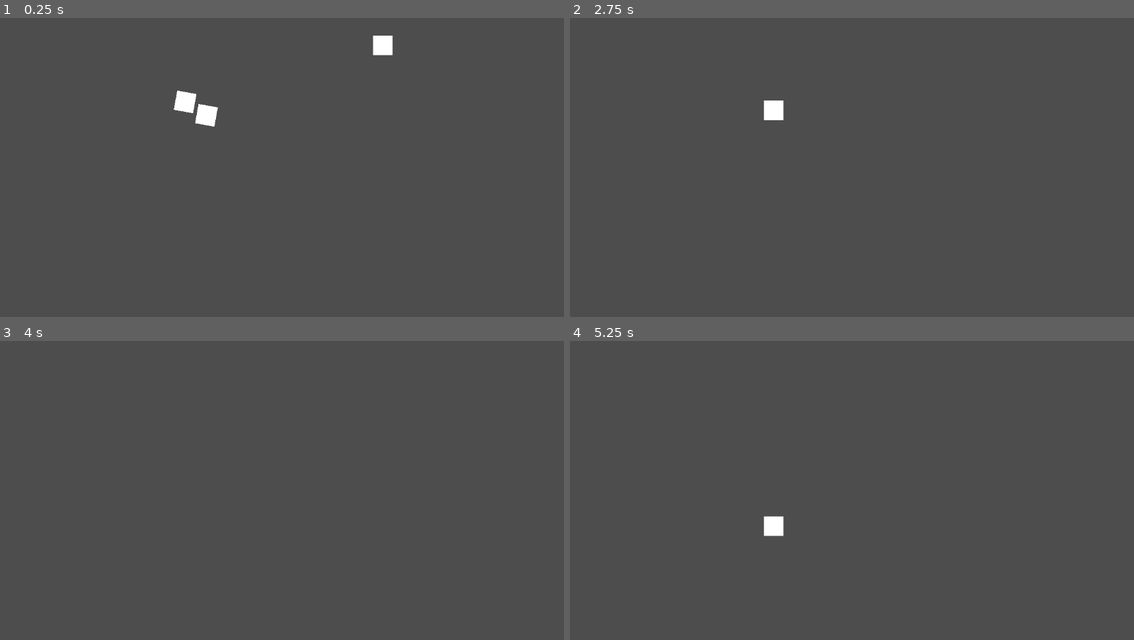
Above: before the commit, frames 1-4 (two rows, left to right).
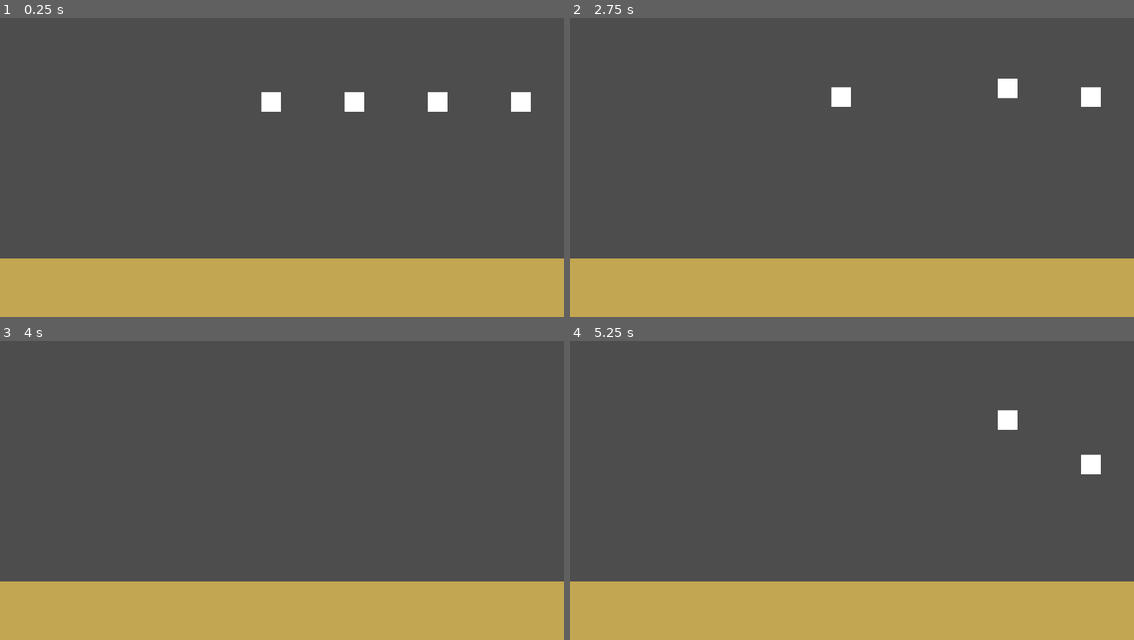
Above: after the commit, the same moments.

Repository: rcooper47/clockwork-kitchen
Game: Godot game, scene res://sample.tscn
Same seed, same stepped clock (60 frames per second), same inputs: the game is played once before the commit and once after it.
Inputs:
- Up to frame 1 (0.25 s): no input
- Up to frame 2 (2.75 s): tap Enter at 1.25 s; tap Space at 2 s
- Up to frame 3 (4 s): no input
- Up to frame 4 (5.25 s): tap Enter at 4.25 s

The runs differ from the first frame. In frame 1, 21% of the frame differs, in the area x 0-100%, y 5-100%; in frame 2, 21%; in frame 3, 20%; in frame 4, 20%.

Commit message:
Food Spawners
Made 6 spawners where food can generate from

Diff:
--- a/Spawner.gd
+++ b/Spawner.gd
@@ -13,9 +13,13 @@
 	var new_food  = food_scene.instantiate()
 	add_child(new_food)
 	get_tree().create_timer(randf_range(2, 3)).timeout.connect(spawn_food)
-	print("hi")
 
 func _on_timer_timeout():
 	pass
 	#spawn_food()
 	 # Replace with function body.
+
+
+func _on_table_body_entered(body):
+	body.queue_free()
+	print(body.name)
--- a/food.gd
+++ b/food.gd
@@ -1,5 +1,4 @@
 extends RigidBody2D
-
 
 # Called when the node enters the scene tree for the first time.
 func _ready():
@@ -12,8 +11,7 @@
 
 
 func _on_table_body_entered(body):
-	body.queue_free()
-
+	pass
 
 
 func _on_timer_timeout():
--- a/project.godot
+++ b/project.godot
@@ -14,3 +14,7 @@
 run/main_scene="res://sample.tscn"
 config/features=PackedStringArray("4.2", "Forward Plus")
 config/icon="res://icon.svg"
+
+[display]
+
+window/size/initial_position_type=0
--- a/sample.tscn
+++ b/sample.tscn
@@ -1,18 +1,34 @@
-[gd_scene load_steps=5 format=3 uid="uid://c6f8ii2013kui"]
+[gd_scene load_steps=4 format=3 uid="uid://c6f8ii2013kui"]
 
-[ext_resource type="PackedScene" uid="uid://bh617frlfuel3" path="res://food.tscn" id="1_5y1yw"]
 [ext_resource type="Script" path="res://table.gd" id="2_5txlr"]
-[ext_resource type="Script" path="res://Spawner.gd" id="3_yiyl5"]
+[ext_resource type="PackedScene" uid="uid://dot76xlf4lh7g" path="res://spawner.tscn" id="3_w4x53"]
 
 [sub_resource type="RectangleShape2D" id="RectangleShape2D_v04c3"]
 size = Vector2(1155, 136)
 
 [node name="sample" type="Node2D"]
 
-[node name="food" parent="." instance=ExtResource("1_5y1yw")]
+[node name="Timer" type="Timer" parent="."]
 
-[node name="food2" parent="." instance=ExtResource("1_5y1yw")]
-position = Vector2(398, -116)
+[node name="Spawners" type="Node2D" parent="."]
+
+[node name="Spawner1" parent="Spawners" instance=ExtResource("3_w4x53")]
+position = Vector2(170, 0)
+
+[node name="Spawner2" parent="Spawners" instance=ExtResource("3_w4x53")]
+position = Vector2(340, 0)
+
+[node name="Spawner3" parent="Spawners" instance=ExtResource("3_w4x53")]
+position = Vector2(510, 0)
+
+[node name="Spawner4" parent="Spawners" instance=ExtResource("3_w4x53")]
+position = Vector2(680, 0)
+
+[node name="Spawner5" parent="Spawners" instance=ExtResource("3_w4x53")]
+position = Vector2(850, 0)
+
+[node name="Spawner6" parent="Spawners" instance=ExtResource("3_w4x53")]
+position = Vector2(1020, 0)
 
 [node name="table" type="Area2D" parent="."]
 script = ExtResource("2_5txlr")
@@ -22,19 +38,10 @@
 shape = SubResource("RectangleShape2D_v04c3")
 
 [node name="ColorRect" type="ColorRect" parent="table"]
-visible = false
 offset_left = -8.0
 offset_top = 528.0
 offset_right = 1164.0
 offset_bottom = 656.0
 color = Color(0.764706, 0.65098, 0.317647, 1)
 
-[node name="Timer" type="Timer" parent="."]
-
-[node name="Spawner" type="Marker2D" parent="."]
-position = Vector2(32, 27)
-script = ExtResource("3_yiyl5")
-
-[connection signal="body_entered" from="table" to="food" method="_on_table_body_entered"]
-[connection signal="body_entered" from="table" to="food2" method="_on_table_body_entered"]
-[connection signal="timeout" from="Timer" to="Spawner" method="_on_timer_timeout"]
+[connection signal="body_entered" from="table" to="Spawners/Spawner1" method="_on_table_body_entered"]
--- /dev/null
+++ b/spawner.tscn
@@ -0,0 +1,7 @@
+[gd_scene load_steps=2 format=3 uid="uid://dot76xlf4lh7g"]
+
+[ext_resource type="Script" path="res://Spawner.gd" id="1_y73gl"]
+
+[node name="Spawner" type="Marker2D"]
+position = Vector2(32, 27)
+script = ExtResource("1_y73gl")
